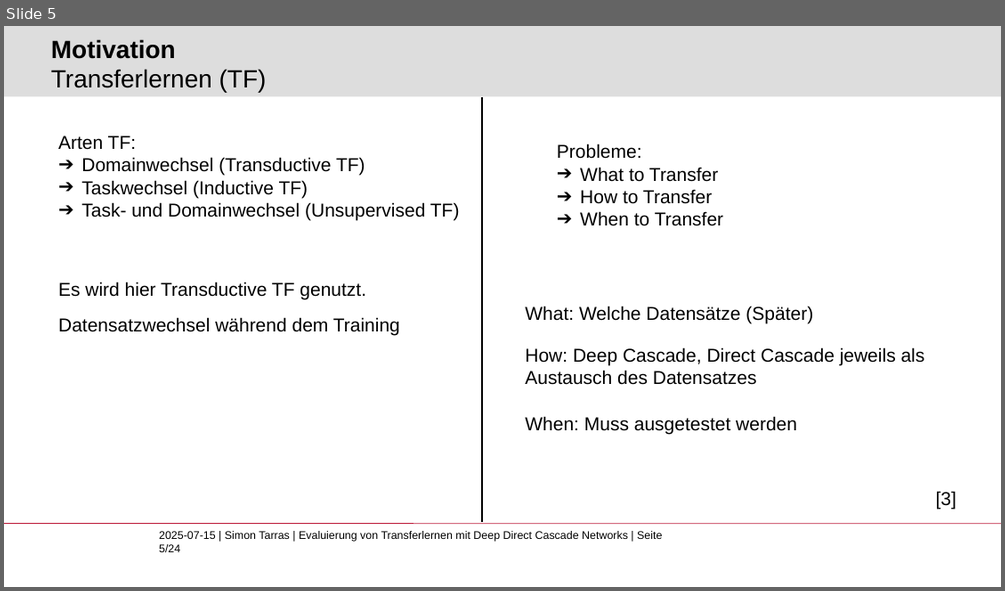
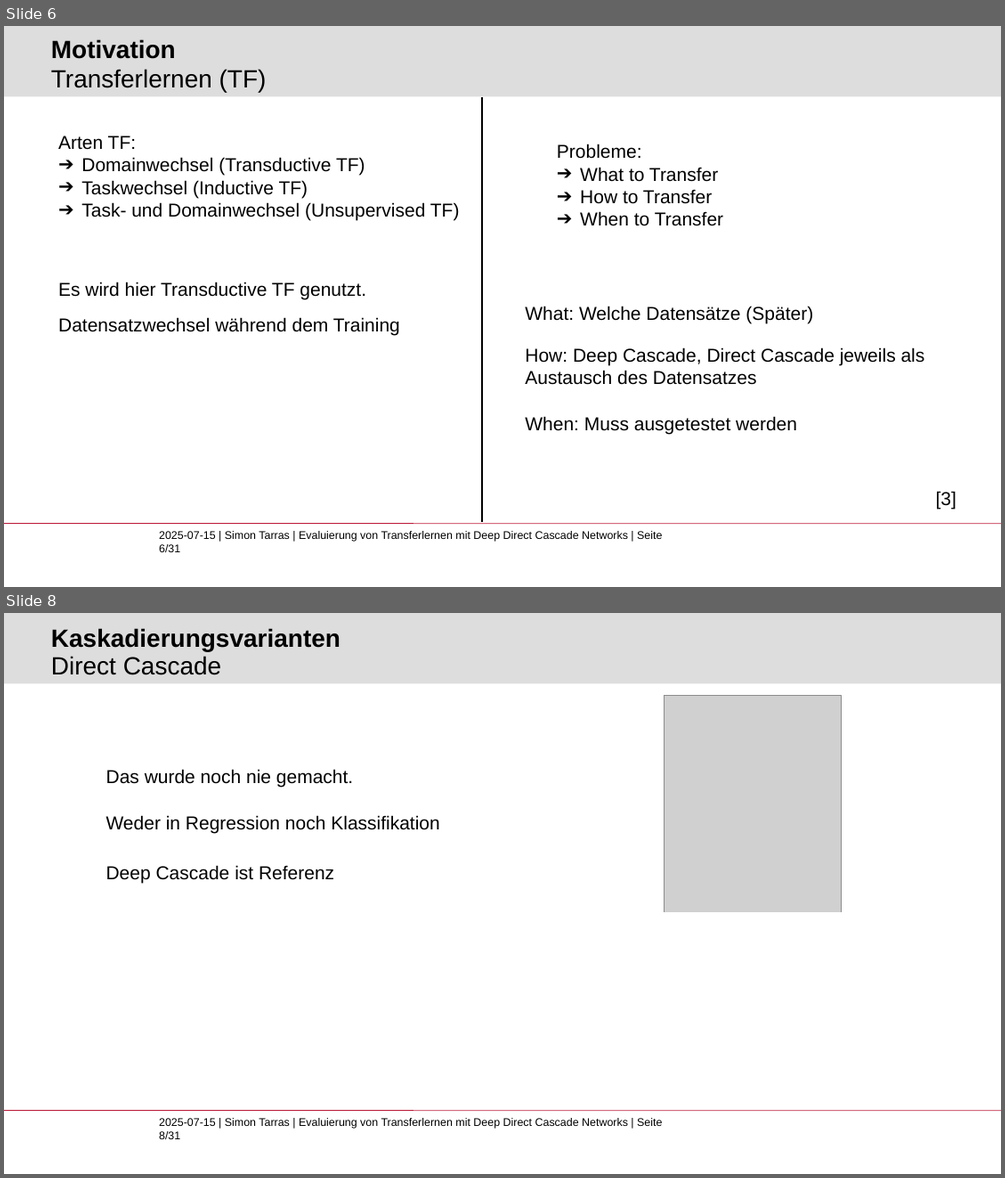
Before and after one commit to Lirras/BA_EvalTF_DDCN, a slide deck: BA_eval_TF.pptx. Shown one above the other, each under a label of ours: slide 5 before the commit, slides 6 and 8 after it; the slides between them are not shown. The pictures are 1005x591 and 1005x1178 pixels, drawn with LibreOffice and Linux fonts; fonts in the diff are those of the drawing; grey boxes stand for pictures; background and template pictures are left out. Boxes give left, top, right and bottom in pixels: in the first picture for what was removed or moved away, otherwise in the second. Text is boxed around its words. In the diff, an @@ line names an element or a change of style, - is before the commit and + after.

```diff
--- a/BA_eval_TF.pptx
+++ b/BA_eval_TF.pptx
@@ slide 8 added at [4, 613, 1001, 1174], background #FFFFFF; not listed: 3 template elements that a slide beside it also shows @@
@@ title added at [51, 628, 340, 675], 24 pt, text #000000, bold @@
+Kaskadierungsvarianten
+Direct Cascade
@@ picture added at [664, 695, 841, 1095] @@
@@ text added at [106, 769, 353, 787], 18 pt, text #000000 @@
+Das wurde noch nie gemacht.
@@ text added at [106, 815, 439, 833], 18 pt, text #000000 @@
+Weder in Regression noch Klassifikation
@@ text added at [106, 865, 334, 883], 18 pt, text #000000 @@
+Deep Cascade ist Referenz
@@ rectangle added at [645, 912, 866, 1103], fill #FFFFFF @@
@@ what was slide 5 is now slide 6 @@
@@ text at [159, 531, 662, 552]: text changed @@
-2025-07-15 | Simon Tarras | Evaluierung von Transferlernen mit Deep Direct Cascade Networks | Seite 5/24
+2025-07-15 | Simon Tarras | Evaluierung von Transferlernen mit Deep Direct Cascade Networks | Seite 6/31
```
Also in this commit, not shown: 16 slides changed, 11 other slides added, 4 slides removed.
